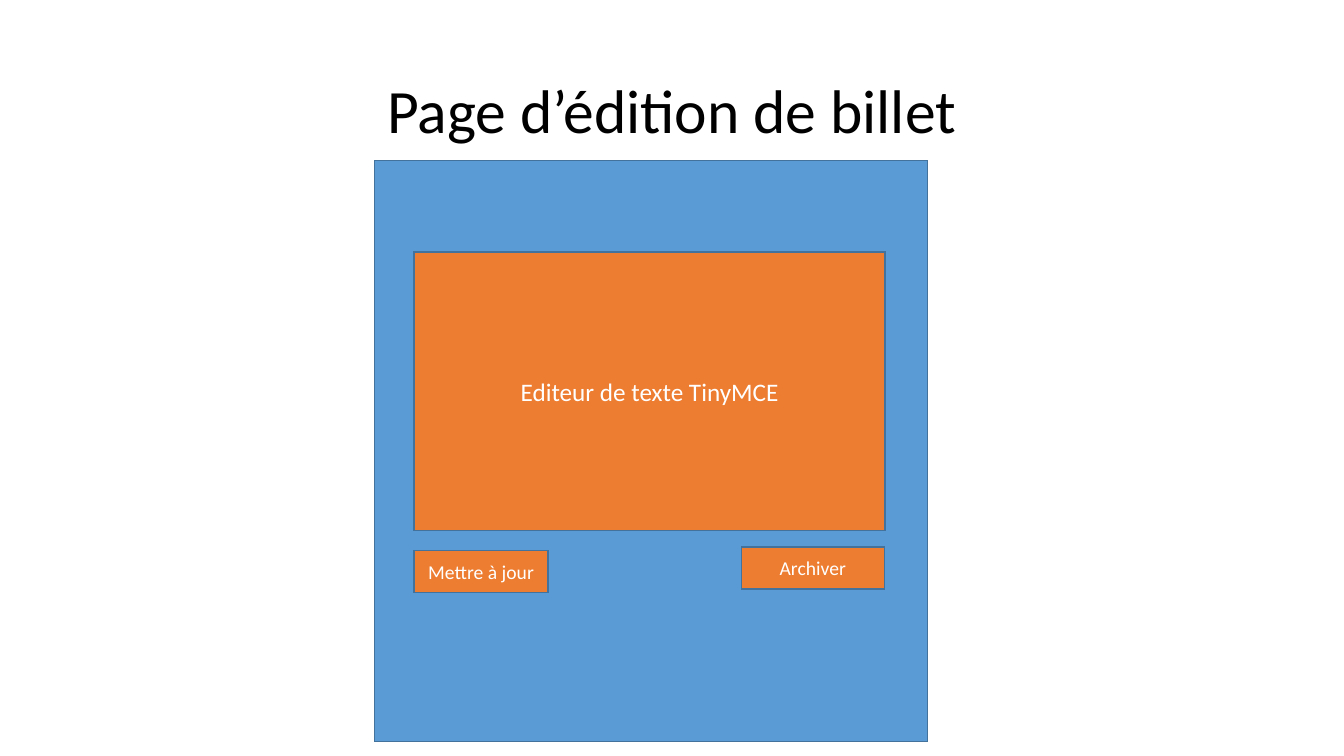
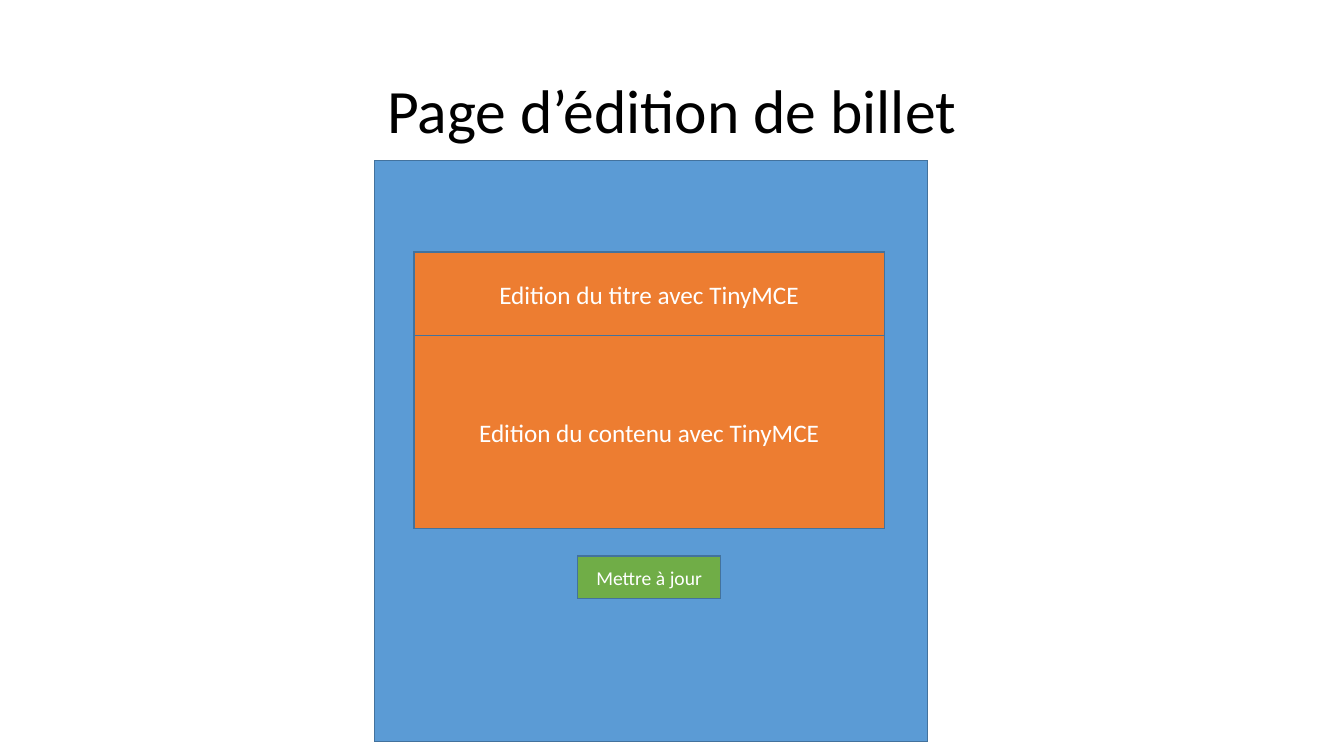
Before and after one commit to Vanda89/Blog_jean_forteroche, a slide deck: slide 9 of docs/Schéma-blog.pptx (slide 8 before the commit). Drawn at 1344x756 pixels with LibreOffice and Linux fonts; fonts in the diff are those of the drawing. Boxes give left, top, right and bottom in pixels: in the first picture for what was removed or moved away, otherwise in the second. Text is boxed around its words. In the diff, an @@ line names an element or a change of style, - is before the commit and + after.

Commit message:
Modification de htaccess pour mettre le site en ligne. Correction de bugs,  mise à jours des fichiers Docs  et petit nettoyage du code.

```diff
--- a/docs/Schéma-blog.pptx
+++ b/docs/Schéma-blog.pptx
@@ rectangle "Edition du titre avec TinyMCE": place and size @@
-rectangle "Edition du titre avec TinyMCE" at box(414, 252, 885, 530)
+rectangle "Edition du titre avec TinyMCE" at box(414, 252, 884, 337)
@@ text in rectangle at box(499, 286, 798, 308): text changed @@
-Editeur de texte TinyMCE
+Edition du titre avec TinyMCE
@@ rectangle added at box(414, 336, 884, 529), fill #ED7D31, outline #43739E 1 pt, 18 pt, text #FFFFFF @@
+Edition du contenu avec TinyMCE
@@ rectangle "Mettre à jour": place and size @@
-rectangle "Mettre à jour" at box(414, 551, 548, 593)
+rectangle "Mettre à jour" at box(578, 557, 721, 599)
@@ rectangle "Mettre à jour" at box(578, 557, 721, 599): fill #ED7D31 to #70AD47 @@
@@ rectangle removed at box(741, 547, 884, 590) @@
-Archiver
```
Also in this commit, not shown: 8 other slides changed, 1 slide added, 12 other files.
